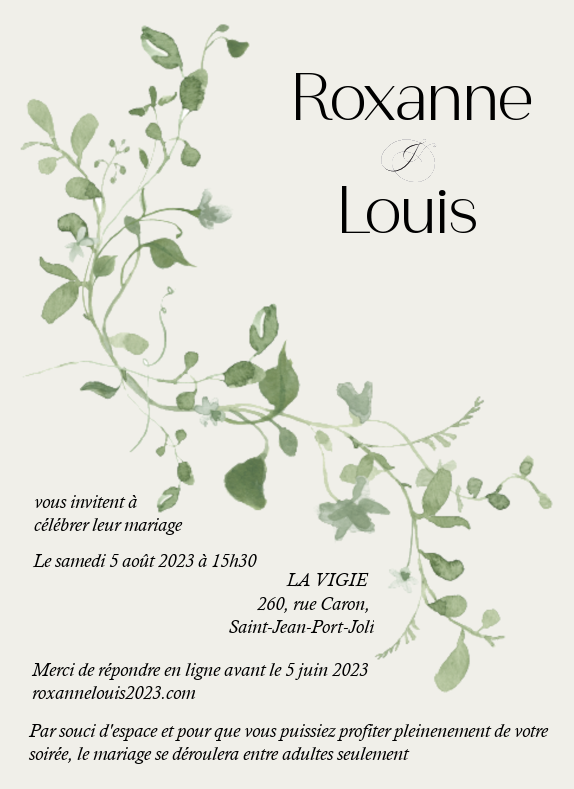
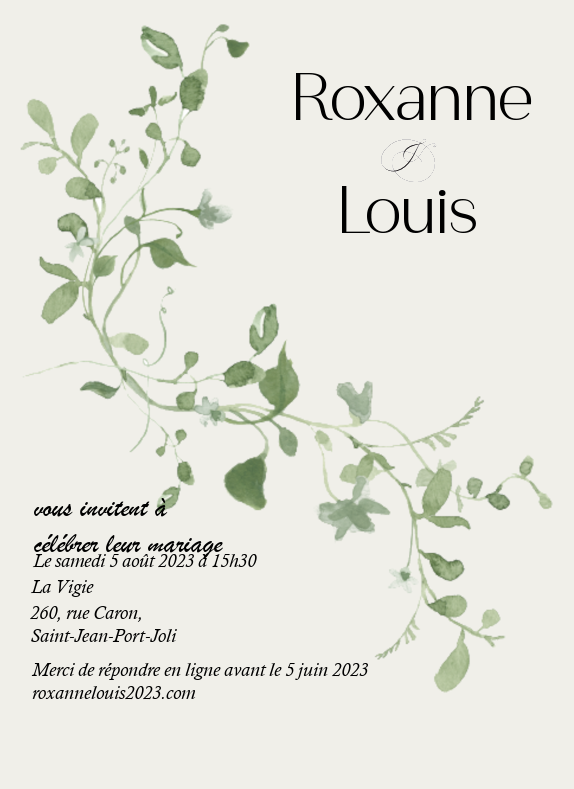
Layer changes from the first 574×789 image to the second:
painted on "260, rue Caron, ..." over (30, 597, 374, 642)
renamed "LA VIGIE" to "La Vigie", painted on it over (30, 572, 369, 597)
removed layer "Par souci d'espace et pour que..." over (28, 724, 549, 764)
painted on "vous invitent à ..." over (34, 495, 223, 559)
